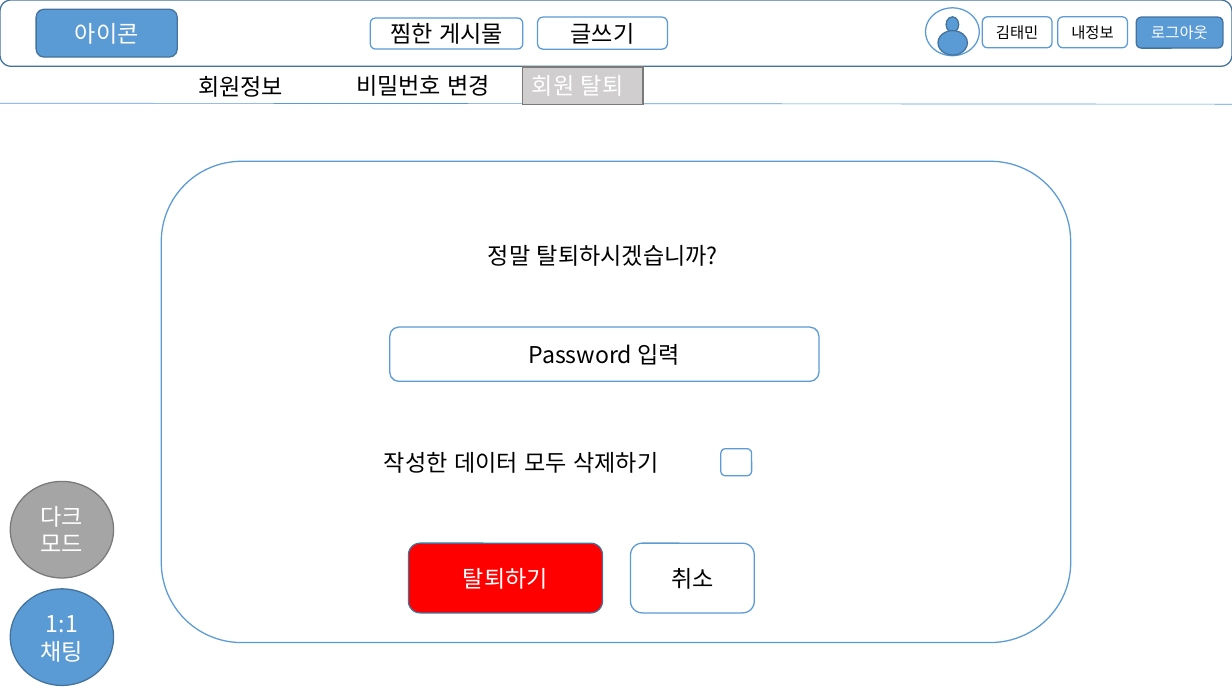
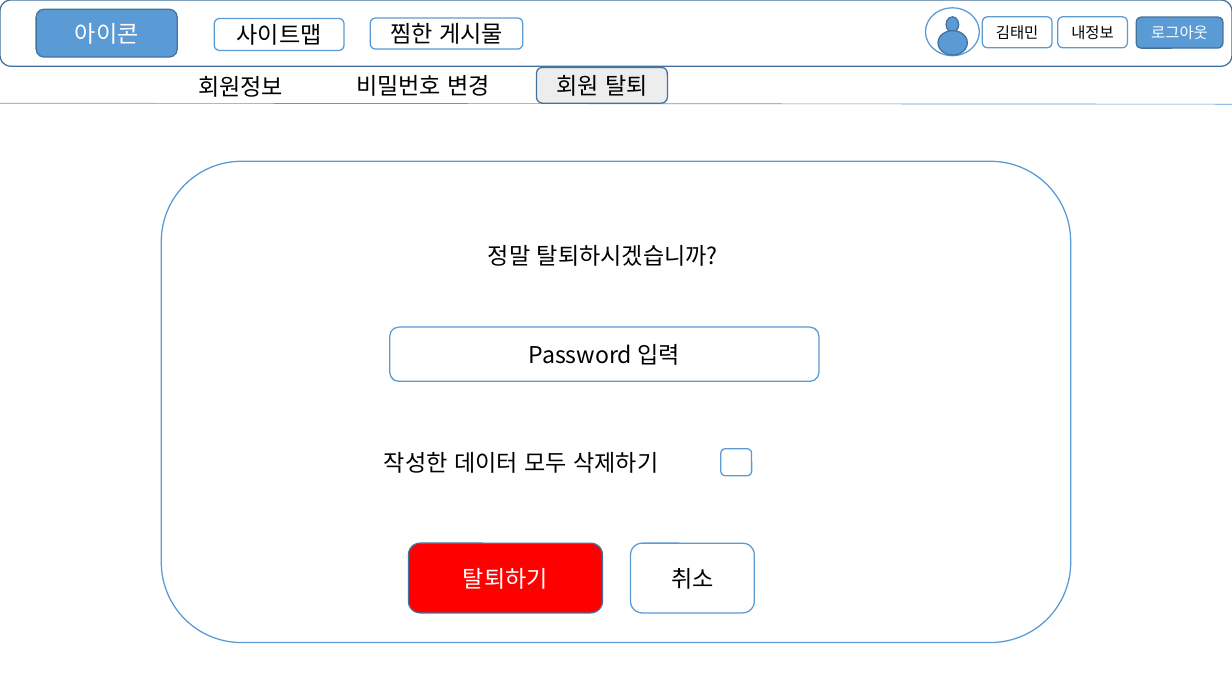
Before and after one commit to tm-kr/Academy-lesson-spring, a slide deck: slide 10 of 프로젝트 UI.pptx (slide 12 before the commit). Drawn at 1232x693 pixels with LibreOffice and Linux fonts; fonts in the diff are those of the drawing. Boxes give left, top, right and bottom in pixels: in the first picture for what was removed or moved away, otherwise in the second. Text is boxed around its words. In the diff, an @@ line names an element or a change of style, - is before the commit and + after.

```diff
--- a/프로젝트 UI.pptx
+++ b/프로젝트 UI.pptx
@@ rounded rectangle added at (214,18,345,51), fill #FFFFFF, outline #5B9BD5 1 pt, 18 pt, text #000000 @@
+사이트맵
@@ rounded rectangle removed at (538,17,668,49) @@
-글쓰기
@@ rounded rectangle "회원 탈퇴": place and size @@
-rounded rectangle "회원 탈퇴" at (523,67,643,104)
+rounded rectangle "회원 탈퇴" at (537,67,668,104)
@@ rounded rectangle "회원 탈퇴" at (537,67,668,104): text colour #FFFFFF to #000000; alignment left to centre; vertical alignment top to middle; rectangle to rounded rectangle; fill #D0CECE to #EDEDED; outline #7A7A7A 1 pt to #43739E 1 pt @@
@@ ellipse removed at (10,482,114,579) @@
-다크모드
@@ ellipse removed at (10,589,114,686) @@
-1:1 채팅
```
Also in this commit, not shown: 11 other slides changed, 1 slide added, 3 slides removed.
